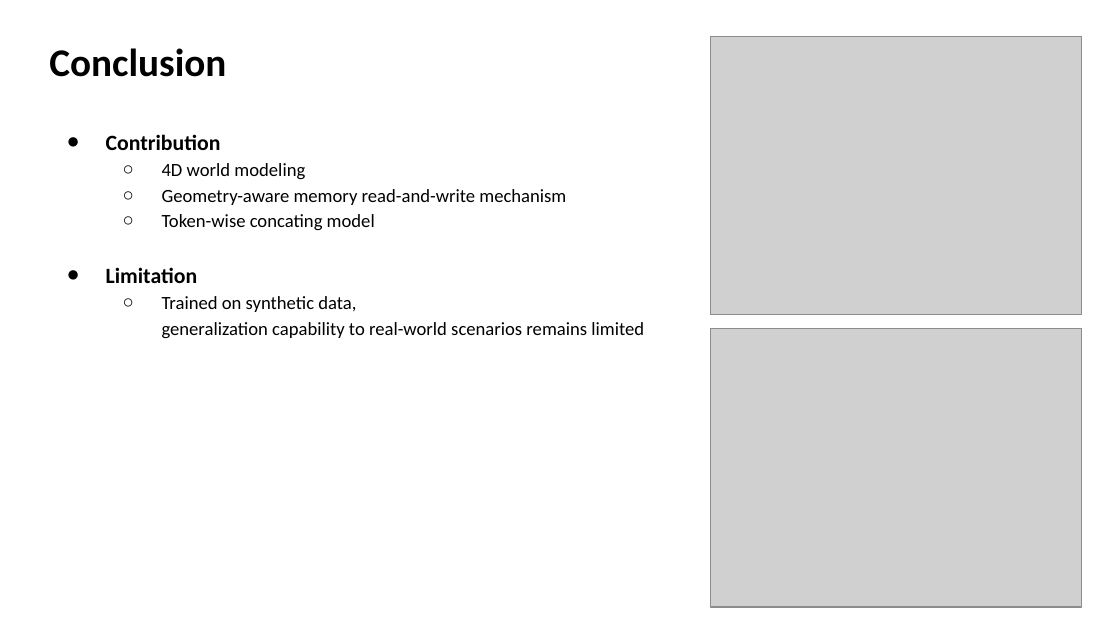
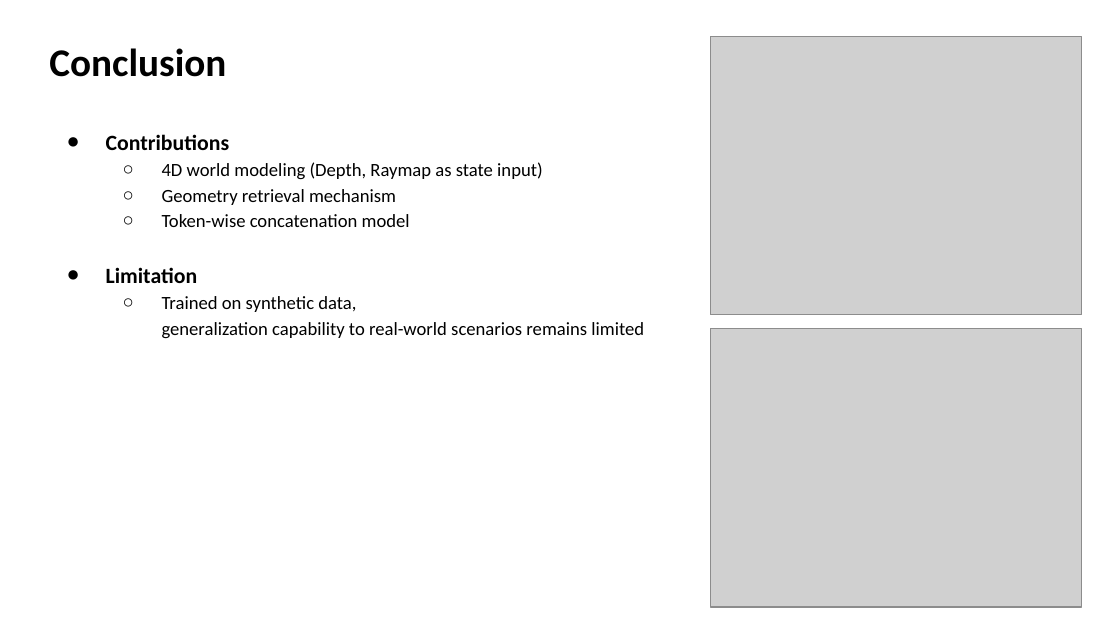
Before and after one commit to Lukelaitw/2025-VLL-undergraduate-research, a slide deck: slide 12 of week2/VLL_2_Deepverse_0929.pptx. Drawn at 1120x630 pixels with LibreOffice and Linux fonts; fonts in the diff are those of the drawing; grey boxes stand for pictures. Boxes give left, top, right and bottom in pixels: in the first picture for what was removed or moved away, otherwise in the second. Text is boxed around its words. In the diff, an @@ line names an element or a change of style, - is before the commit and + after.

```diff
--- a/week2/VLL_2_Deepverse_0929.pptx
+++ b/week2/VLL_2_Deepverse_0929.pptx
@@ text at (106,134,543,227): text changed @@
-● Contribution
-  ○ 4D world modeling
-  ○ Geometry-aware memory read-and-write mechanism
-  ○ Token-wise concating model
+● Contributions
+  ○ 4D world modeling (Depth, Raymap as state input)
+  ○ Geometry retrieval mechanism
+  ○ Token-wise concatenation model
```
Also in this commit, not shown: 9 other slides changed, 1 slide added.
